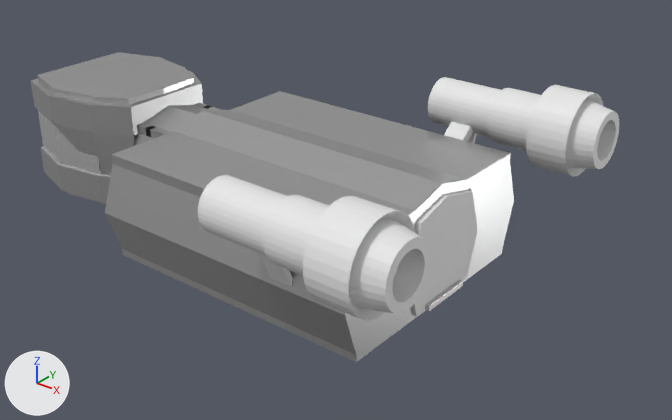
The Blender file Assets/Models/Ship.blend as it was, and as the next commit left it.
The view is the same before and after, from a 50 mm camera at (29.0, -22.7, 15.7) aimed at (10.0, 1.0, 1.0). The lights are fixed; the arrows at lower left show +X, +Y and +Z.

The older version as bpy lines, for what is in view:
```python
ob_cube_000 = bpy.data.objects.new('Cube.000', me_cube_005)
ob_cube_000.location = (3.17, 0.0, 1.91)
ob_cube_000.scale = (-0.137, 1.61, 1.33)
ob_cube_003 = bpy.data.objects.new('Cube.003', me_cube_001)
ob_cube_003.location = (0.0, 0.0, 0.0)
ob_cube_007 = bpy.data.objects.new('Cube.007', me_cube_004)
ob_cube_007.location = (0.0, 0.0, 4.0)
ob_cube_007.rotation_euler = (3.142, 0.0, 0.0)  # degrees (180, 0, 0)
ob_cube_009 = bpy.data.objects.new('Cube.009', me_cube_007)
ob_cube_009.location = (5.58, 0.0, 1.91)
ob_cylinder = bpy.data.objects.new('Cylinder', me_cylinder)
ob_cylinder.location = (0.0, 0.0, 0.0)
# also in view: 'Cube.010' at (15.2, 0.0, 1.6); 'Window' at (-0.4, 0.0, 2.0); 'Cube.006' at (3.2, 0.0, 1.7)
```
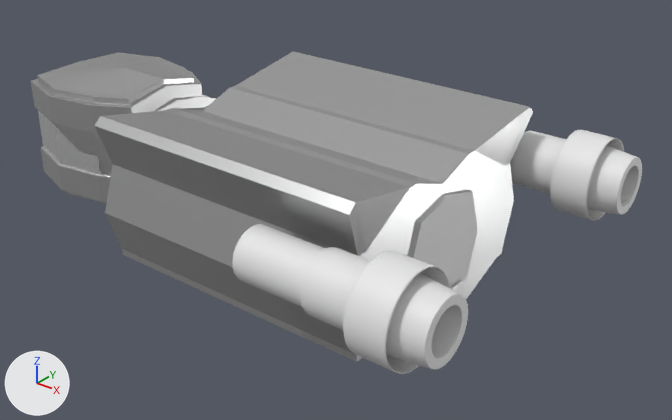
Changed parts and their boxes (x1, y1, x2, y2) in the pictures (672 x 420 px; the box of a moved part takes in the faces that stretch with it):
'Cube.009', reshaped (7% wider, 15% taller)
    before: (105, 91, 514, 362)
    after: (95, 51, 533, 362)
'Cylinder', deleted
    before: (198, 77, 619, 321)
'Cylinder.004', added
    after: (232, 224, 468, 374)
'Cube.007', reshaped, turned
    before: (31, 52, 203, 175)
    after: (31, 52, 202, 175)
'Cylinder.003', added
    after: (510, 130, 642, 220)
'Cube.000', reshaped, moved
    before: (146, 106, 212, 136)
    after: (155, 96, 217, 111)
part 2 of me_cube_005, moved or reshaped
    before: (146, 106, 212, 136)
    after: (155, 94, 217, 111)
part 3 of me_cube_007, cut back
    before: (112, 91, 511, 356)
    after: (95, 51, 533, 299)
'Cube.006', unchanged, covered by the edit
    before: (134, 103, 222, 146)
    after: (181, 106, 208, 111)

What changed in the scene script:
```text
Change me_cube_004:
    used by ob_cube_007; location = (0.0, 0.0, 4.0); rotation_euler = (3.142, 0.0, 0.0), in degrees (180, 0, 0)
    remove me_cube_004.from_pydata(...)  # 54 vertices, 58 faces; spans x -3.07..2.55, y -2.92..0.0, z -0.23..3.11
    add me_cube_004.from_pydata(...)  # 54 vertices, 58 faces; spans x -3.07..2.55, y 0.0..2.92, z -3.11..0.61
    me_cube_004 part 1: 49 of 54 vertices moved; they spanned x -3.07..2.55, y -2.92..0.0, z -0.23..3.11 and now span x -3.07..2.55, y 0.0..2.92, z -3.11..0.61; mean shift (0.0, 3.14, -1.11); largest move (1.34, -2.38, 3.11) -> (1.34, 2.38, -3.11)
Change me_cube_005:
    where me_cube_005.from_pydata(...)  # 20 vertices, 17 faces; spans x -1.0..1.0, y -1.3..0.0, z -1.46..1.0
    used by ob_cube_008; location = (2.32, 0.0, 1.91); scale = (-0.137, 1.61, 1.33)
    me_cube_005 part 2
    me_cube_005.vertices[1].co: (-1.0, -1.0, 1.0) -> (-1.0, -1.36, 1.09)  # pixel (150, 129) -> not seen
    me_cube_005.vertices[3].co: (1.0, -1.0, 1.0) -> (1.0, -1.36, 1.09)  # pixel (145, 127) -> not seen
    me_cube_005.vertices[5].co: (-1.0, -0.5, 1.0) -> (-1.0, -0.86, 1.35)
    me_cube_005.vertices[6].co: (-1.0, 0.0, 1.0) -> (-1.0, 0.0, 1.51)
    me_cube_005.vertices[8].co: (1.0, 0.0, 1.0) -> (1.0, 0.0, 1.51)
    me_cube_005.vertices[9].co: (1.0, -0.5, 1.0) -> (1.0, -0.5, 1.35)
    me_cube_005.vertices[10].co: (-1.0, -1.0, 0.76) -> (-1.0, -1.36, 0.76)  # pixel (151, 137) -> not seen
    me_cube_005.vertices[11].co: (1.0, -1.0, 0.76) -> (1.0, -1.36, 0.76)  # pixel (146, 135) -> not seen
Change me_cube_007:
    used by ob_cube_009; location = (5.58, 0.0, 1.91)
    remove me_cube_007.from_pydata(...)  # 144 vertices, 152 faces; spans x -1.13..9.52, y -4.9..0.0, z -2.43..1.87
    add me_cube_007.from_pydata(...)  # 144 vertices, 146 faces; spans x -1.13..9.82, y -5.12..0.0, z -3.31..3.11
    me_cube_007 part 3
    6 faces are deleted
    12 vertices in x -1.13..9.52, y -1.82..-1.47, z 1.5 move by (0.0, 0.0, 0.89)
    12 vertices in x -1.13..9.52, y -1.82..-1.47, z -2.43 move by (0.0, 0.0, -0.88)
    6 vertices in x -1.13..9.52, y 0.0, z -2.43 move by (0.0, 0.0, -0.77)
    6 vertices in x -1.13..9.52, y -3.95, z 1.5 move by (0.3, -0.89, 1.61)
    6 vertices in x -1.13..9.52, y -4.34, z 1.5 move by (0.3, -0.78, 1.35)
Add me_cylinder_003:
    me_cylinder_003.from_pydata(...)  # 1184 vertices, 1154 faces; spans x -4.58..2.36, y -1.45..1.45, z -1.45..1.45
    me_cylinder_003.polygons.foreach_set('use_smooth', [True] * 1154)
Change ob_cube_007:
    ob_cube_007.rotation_euler: (3.142, 0.0, 0.0) -> (0.0, 0.0, 0.0)  # degrees (180, 0, 0) -> degrees (0, 0, 0)
Remove ob_cylinder:
    ob_cylinder = bpy.data.objects.new('Cylinder', me_cylinder)
    ob_cylinder.location = (0.0, 0.0, 0.0)
    _m = ob_cylinder.modifiers.new('Mirror', 'MIRROR')
    _m.use_axis = (False, True, False)
Change ob_cube_000:
    ob_cube_000.location: (3.17, 0.0, 1.91) -> (2.97, 0.0, 1.91)
Add ob_cylinder_004:
    ob_cylinder_004 = bpy.data.objects.new('Cylinder.004', me_cylinder_003)
    ob_cylinder_004.location = (16.55, -5.64, 2.78)
    _m = ob_cylinder_004.modifiers.new('Subdivision', 'SUBSURF')
    _m.levels = 2
Add ob_cylinder_003:
    ob_cylinder_003 = bpy.data.objects.new('Cylinder.003', me_cylinder_003)
    ob_cylinder_003.location = (16.55, 5.64, 2.78)
    _m = ob_cylinder_003.modifiers.new('Subdivision', 'SUBSURF')
    _m.levels = 2
```
